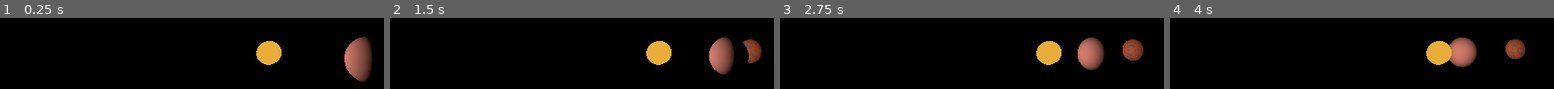
Above: before the commit, frames 1-4 (left to right).
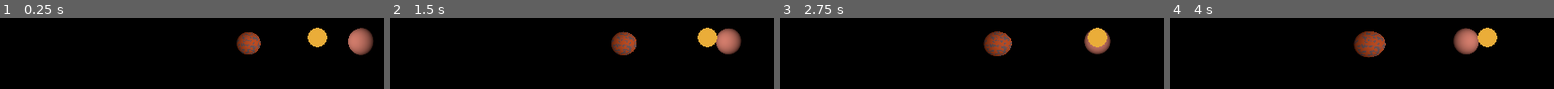
Above: after the commit, the same moments.

Repository: znapfel/space-demo
Game: Godot game, scene res://Game.tscn
The game is run twice, just before and just after one commit, with the same random seed, the same clock (stepped at 60 frames per second) and the same inputs.
Inputs:
- Up to frame 1 (0.25 s): no input
- Up to frame 2 (1.5 s): no input
- Up to frame 3 (2.75 s): no input
- Up to frame 4 (4 s): no input

The runs differ from the first frame. In frame 1, 8.5% of the frame differs, in the area x 61-98%, y 13-90%; in frame 2, 9.1%; in frame 3, 8.5%; in frame 4, 9.3%, in the area x 47-93%, y 13-69%.

Commit message:
implemented basic planetary orbit

Diff:
--- a/Game.tscn
+++ b/Game.tscn
@@ -1,10 +1,11 @@
-[gd_scene load_steps=15 format=2]
+[gd_scene load_steps=16 format=2]
 
 [ext_resource path="res://Environment.tscn" type="PackedScene" id=1]
 [ext_resource path="res://sun.tscn" type="PackedScene" id=2]
-[ext_resource path="res://Planet2.gd" type="Script" id=3]
+[ext_resource path="res://orbit.gd" type="Script" id=3]
 [ext_resource path="res://planet.tscn" type="PackedScene" id=4]
 [ext_resource path="res://planet.gd" type="Script" id=5]
+[ext_resource path="res://Planet2.gd" type="Script" id=6]
 
 [sub_resource type="SpatialMaterial" id=1]
 albedo_color = Color( 0.788235, 0.72549, 0.447059, 1 )
@@ -112,19 +113,31 @@
 light_color = Color( 0.85098, 0.505882, 0.439216, 1 )
 omni_range = 34.0366
 
-[node name="Planet2" type="MeshInstance" parent="Sun/sunlight"]
-transform = Transform( 1, 0, 0, 0, 1, 0, 0, 0, 1, 1.77238, -0.537954, -7.37963 )
+[node name="orbit" type="Spatial" parent="Sun"]
+transform = Transform( 0.906308, 0, 0.422618, 0, 1, 0, -0.422618, 0, 0.906308, 0, 0, 0 )
+script = ExtResource( 3 )
+
+[node name="planet" parent="Sun/orbit" instance=ExtResource( 4 )]
+transform = Transform( 2, 0, 0, 0, 2, 0, 0, 0, 2, 7.05329, -0.598617, -5.26769 )
+script = ExtResource( 5 )
+
+[node name="orbit2" type="Spatial" parent="Sun"]
+transform = Transform( 0.0348994, 0, 0.999391, 0, 1, 0, -0.999391, 0, 0.0348994, 0, 0, 0 )
+script = ExtResource( 3 )
+
+[node name="Planet2" type="MeshInstance" parent="Sun/orbit2"]
+transform = Transform( 2, 0, 0, 0, 2, 0, 0, 0, 2, 3.53277, -1.02055, -14.753 )
 material_override = SubResource( 6 )
 mesh = SubResource( 7 )
 material/0 = null
+script = ExtResource( 6 )
+
+[node name="orbit3" type="Spatial" parent="."]
+transform = Transform( 0.453154, 0, 0.211309, 0, 0.5, 0, -0.211309, 0, 0.453154, -0.039698, 0.00368452, 0.00253135 )
 script = ExtResource( 3 )
 
-[node name="planet" parent="Sun/sunlight" instance=ExtResource( 4 )]
-transform = Transform( 1, 0, 0, 0, 1, 0, 0, 0, 1, 3.53264, -0.326988, -2.63698 )
-script = ExtResource( 5 )
-
-[node name="Camera" type="Camera" parent="."]
-transform = Transform( 0.788689, 0, 0.614793, 0, 1, 0, -0.614793, 0, 0.788689, 5.23568, 0.651802, 3.49055 )
+[node name="Camera" type="Camera" parent="orbit3"]
+transform = Transform( 2, 0, 0, 0, 2, 0, 0, 0, 2, 0, 0, 15 )
 fov = 111.588
 
 [node name="Viewport" type="Viewport" parent="."]
--- /dev/null
+++ b/orbit.gd
@@ -0,0 +1,14 @@
+extends Spatial
+
+# Declare member variables here. Examples:
+# var a = 2
+# var b = "text"
+
+# Called when the node enters the scene tree for the first time.
+func _ready():
+	pass # Replace with function body.
+
+# Called every frame. 'delta' is the elapsed time since the previous frame.
+func _process(delta):
+	rotate_y(1 * (delta * .5))
+#	pass
--- /dev/null
+++ b/pivot.gd
@@ -0,0 +1,14 @@
+extends Spatial
+
+# Declare member variables here. Examples:
+# var a = 2
+# var b = "text"
+
+# Called when the node enters the scene tree for the first time.
+func _ready():
+	pass # Replace with function body.
+
+# Called every frame. 'delta' is the elapsed time since the previous frame.
+func _process(delta):
+	rotate_y(1 * (delta * 1))
+#	pass
